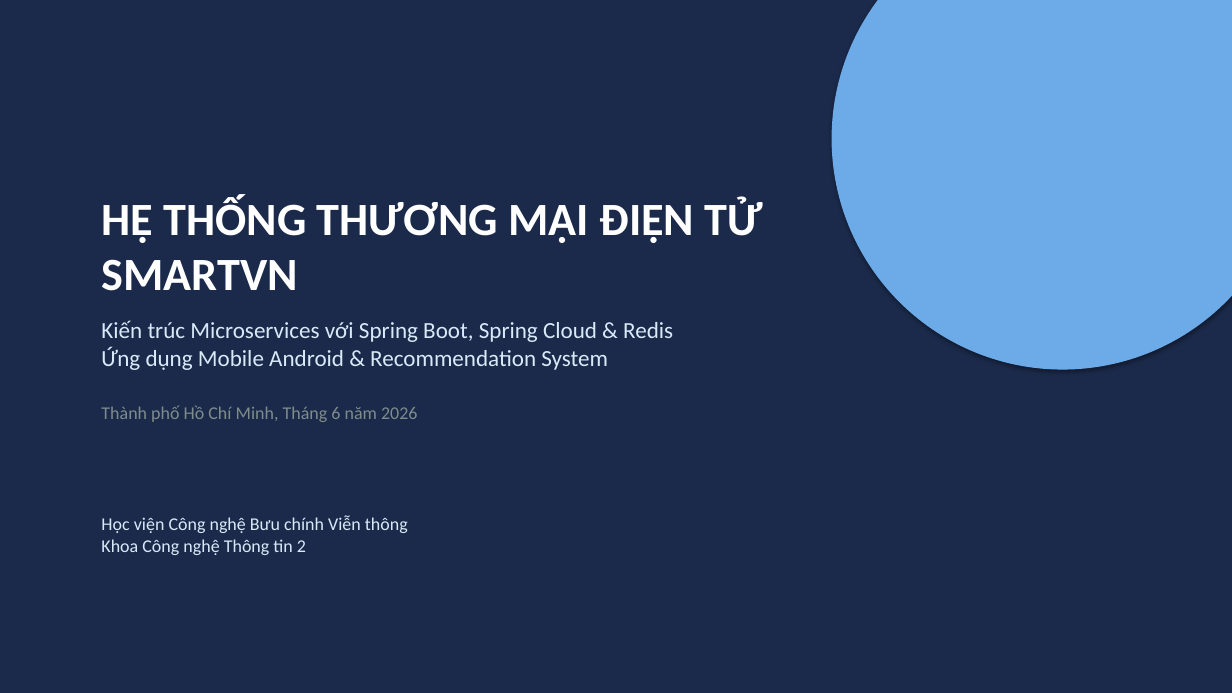
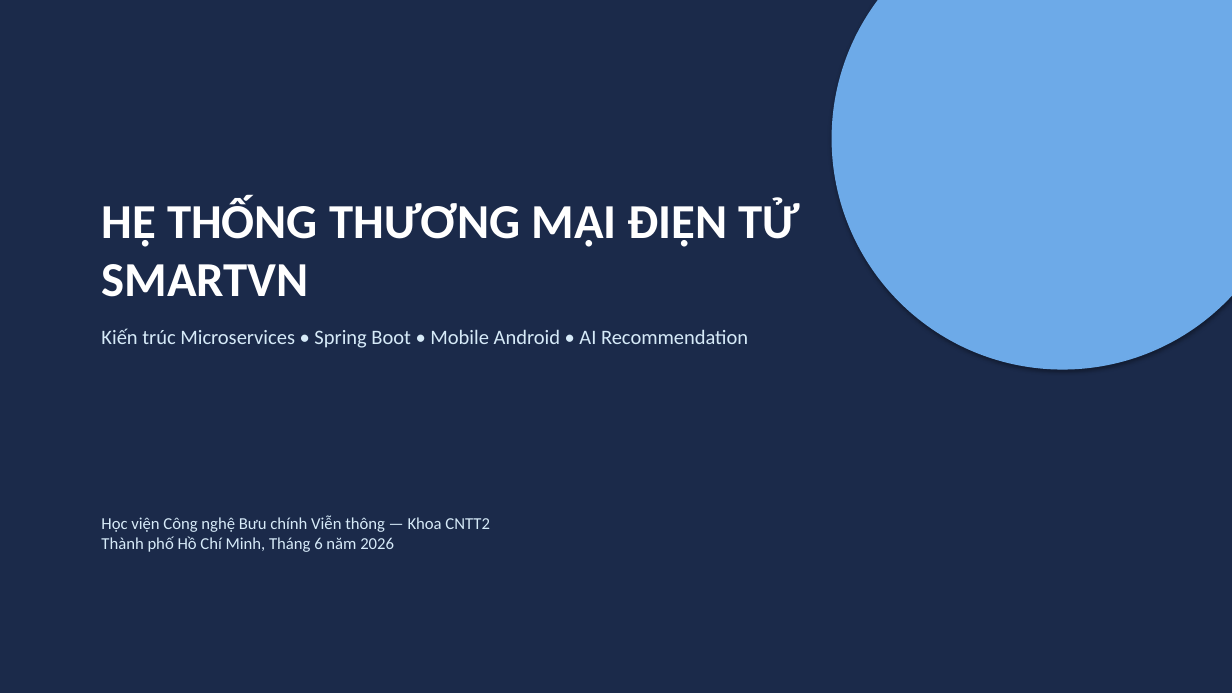
Before and after one commit to simasangggg/smartvn-report, a slide deck: slide 1 of SmartVN-Slides.pptx. Drawn at 1232x693 pixels with LibreOffice and Linux fonts; fonts in the diff are those of the drawing. Boxes give left, top, right and bottom in pixels: in the first picture for what was removed or moved away, otherwise in the second. Text is boxed around its words. In the diff, an @@ line names an element or a change of style, - is before the commit and + after.

Commit message:
refactor: Giảm slide xuống 23, tập trung Mobile
- Gộp 42 slides → 23 slides (gọn hơn, dễ trình bày)
- Mở rộng phần Mobile (6 slides): Login, Product, Cart/Checkout, Profile/Orders
- Giảm phần lý thuyết, tập trung demo UI + features
- Mỗi slide Mobile có ảnh screenshot + mô tả tính năng

```diff
--- a/SmartVN-Slides.pptx
+++ b/SmartVN-Slides.pptx
@@ text at (101, 198, 800, 297): size 36 to 38 pt in "HỆ THỐNG THƯƠNG MẠI ĐIỆN TỬ SMARTVN" @@
@@ text at (101, 328, 748, 348): text changed; size 18 to 16 pt @@
-Kiến trúc Microservices với Spring Boot, Spring Cloud & Redis
-Ứng dụng Mobile Android & Recommendation System
-Thành phố Hồ Chí Minh, Tháng 6 năm 2026
+Kiến trúc Microservices • Spring Boot • Mobile Android • AI Recommendation
@@ text at (101, 516, 489, 552): text changed; size 14 to 13 pt @@
-Học viện Công nghệ Bưu chính Viễn thông
-Khoa Công nghệ Thông tin 2
+Học viện Công nghệ Bưu chính Viễn thông — Khoa CNTT2
+Thành phố Hồ Chí Minh, Tháng 6 năm 2026
```
Also in this commit, not shown: 15 other slides changed, 7 slides added, 26 slides removed, 1 other file.
